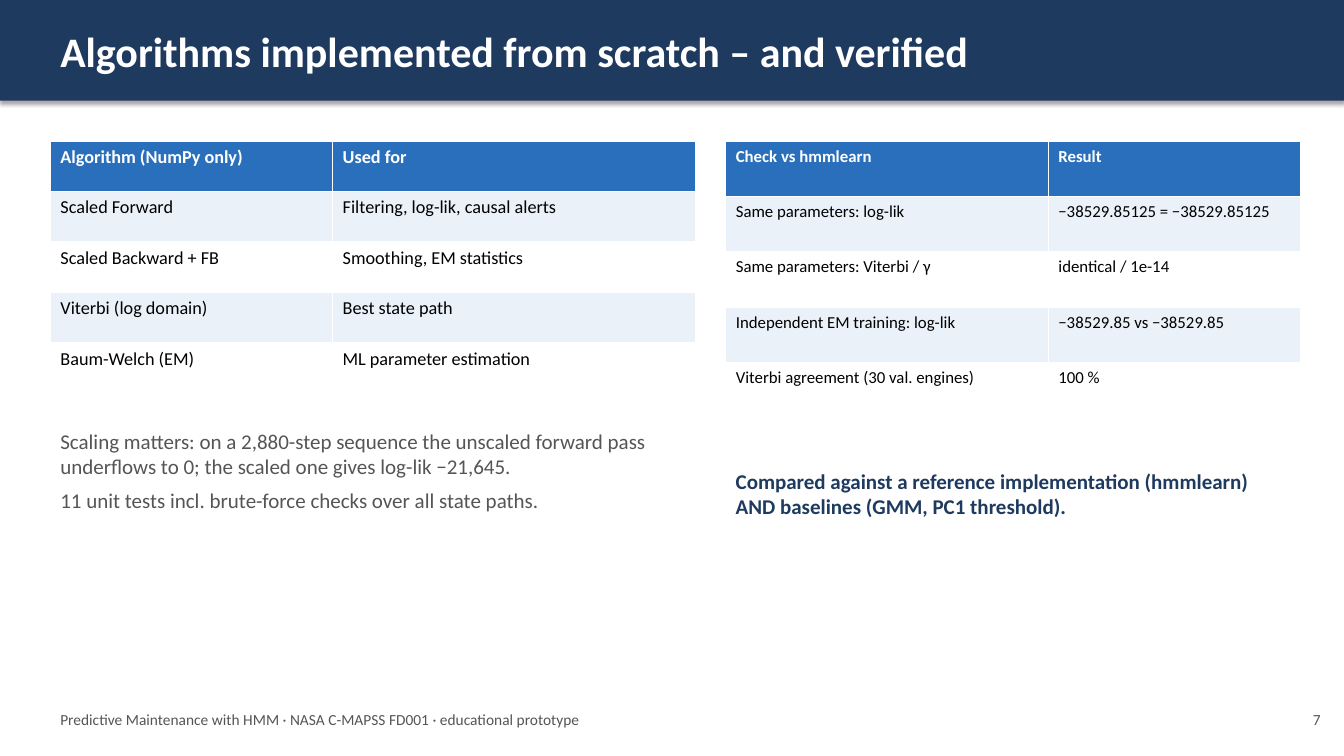
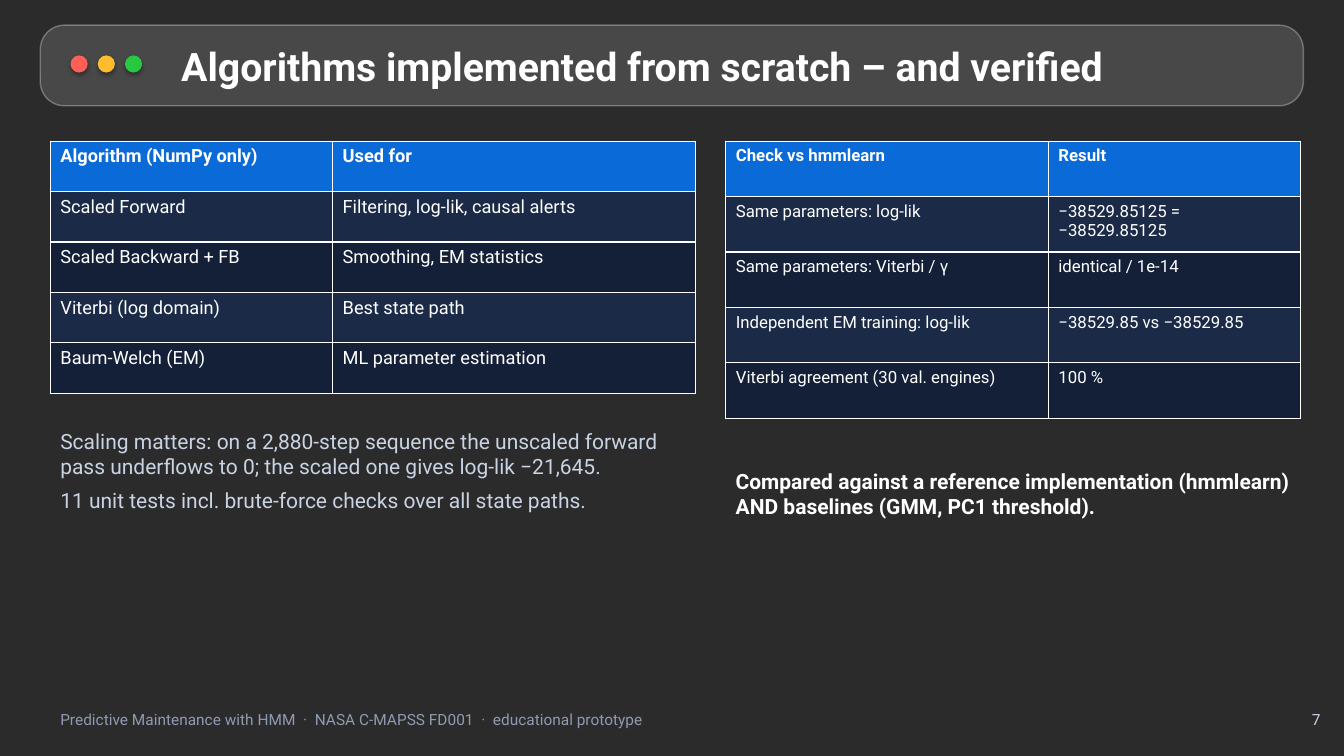
Before and after one commit to Ishita09-prog/predictive-maintenance-hmm, a slide deck: slide 7 of reports/Presentation.pptx. Drawn at 1344x756 pixels with LibreOffice and Linux fonts; fonts in the diff are those of the drawing; background and template pictures are left out; a plain dark background stands for a picture behind light text. Boxes give left, top, right and bottom in pixels: in the first picture for what was removed or moved away, otherwise in the second. Text is boxed around its words. In the diff, an @@ line names an element or a change of style, - is before the commit and + after.

```diff
--- a/reports/Presentation.pptx
+++ b/reports/Presentation.pptx
@@ background #FFFFFF to picture (left out) @@
@@ rectangle removed at bbox=[0, 0, 1344, 101] @@
@@ rounded rectangle added at bbox=[40, 25, 1304, 106], fill #FFFFFF at 14% opacity, outline #FFFFFF 1 pt @@
@@ ellipse added at bbox=[71, 55, 88, 73], fill #FF5F57 @@
@@ ellipse added at bbox=[98, 55, 115, 73], fill #FEBC2E @@
@@ ellipse added at bbox=[125, 55, 142, 73], fill #28C840 @@
@@ text "Algorithms implemented from scratch – ...": place and size @@
-text "Algorithms implemented from scratch – ..." at bbox=[60, 37, 968, 74]
+text "Algorithms implemented from scratch – ..." at bbox=[181, 51, 1102, 89]
@@ text "Algorithms implemented from scratch – ..." at bbox=[181, 51, 1102, 89]: size 30 to 28 pt, font Calibri to Roboto @@
@@ table at bbox=[50, 141, 696, 393] @@
@@ fill #2A6FBB to #0A6AD8 in row 1 @@
@@ fill #EAF1F9 to #1B2A46 in 4 cells @@
@@ fill #FFFFFF to #142038 in 4 cells @@
@@ font Calibri to Roboto @@
@@ text colour #000000 to #FFFFFF in "Scaled Forward", "Filtering, log-lik, causal alerts", "Scaled Backward + FB", "Smoothing, EM statistics" and 4 more places @@
@@ table at bbox=[726, 141, 1301, 418] @@
@@ fill #2A6FBB to #0A6AD8 in row 1 @@
@@ fill #EAF1F9 to #1B2A46 in 4 cells @@
@@ fill #FFFFFF to #142038 in 4 cells @@
@@ font Calibri to Roboto @@
@@ text colour #000000 to #FFFFFF in "Same parameters: log-lik", "−38529.85125 = −38529.85125", "Same parameters: Viterbi / γ", "identical / 1e-14" and 4 more places @@
@@ text "Scaling matters: on a 2,880-step ..." at bbox=[60, 433, 657, 513]: font Calibri to Roboto, text colour #555555 to #C9D3E3 @@
@@ text "Compared against a reference implementation ..." at bbox=[736, 472, 1289, 519]: font Calibri to Roboto, text colour #1F3A5F to #FFFFFF @@
@@ text "Predictive Maintenance with HMM · ..." at bbox=[60, 713, 642, 728]: font Calibri to Roboto, text colour #555555 to #8F9BB0 @@
@@ text "7" at bbox=[1312, 714, 1321, 725]: font Calibri to Roboto, text colour #555555 to #C9D3E3 @@
```
Also in this commit, not shown: 13 other slides changed, 4 other files.
